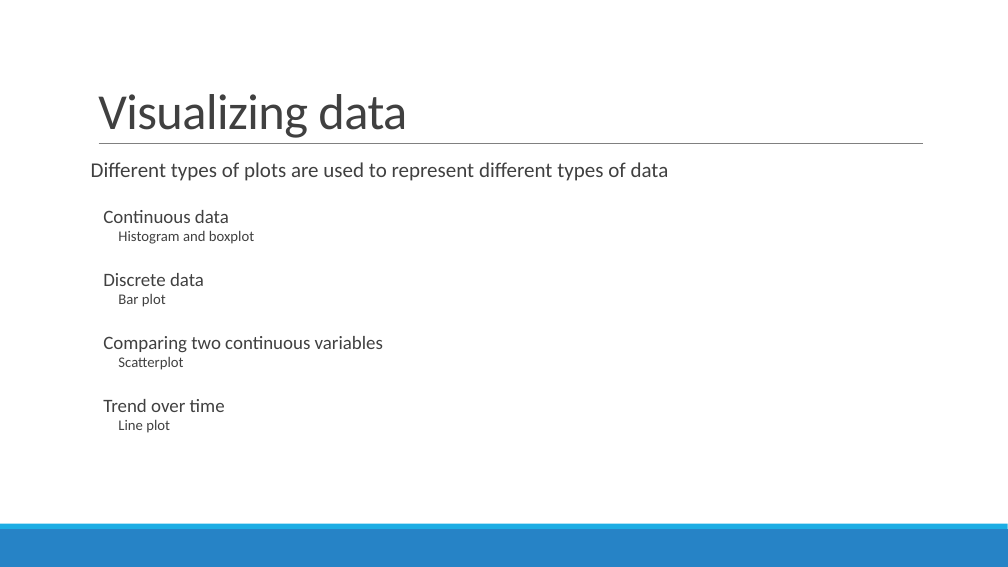
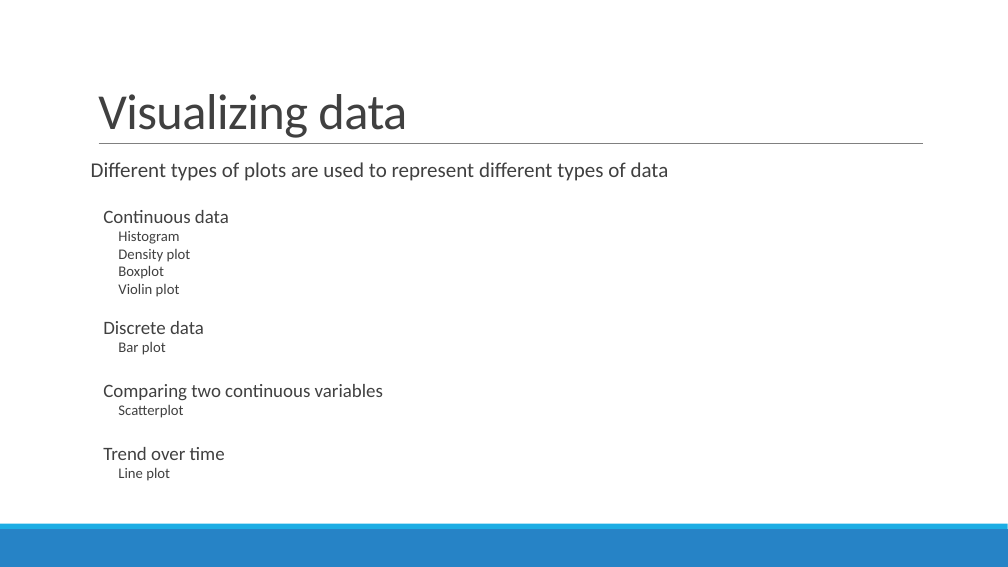
Before and after one commit to sjspielman/bio5312_fall2017, a slide deck: slide 24 of slides/day1_descriptive_and_summary.pptx. Drawn at 1008x567 pixels with LibreOffice and Linux fonts; fonts in the diff are those of the drawing. Boxes give left, top, right and bottom in pixels: in the first picture for what was removed or moved away, otherwise in the second. Text is boxed around its words. In the diff, an @@ line names an element or a change of style, - is before the commit and + after.

Commit message:
Added violin and density to day1

```diff
--- a/slides/day1_descriptive_and_summary.pptx
+++ b/slides/day1_descriptive_and_summary.pptx
@@ text at bbox=[118, 231, 191, 297]: text changed @@
-    Histogram and boxplot
+    Histogram
+    Density plot
+    Boxplot
+    Violin plot
```
Also in this commit, not shown: 2 other slides changed, 2 slides added, 9 other files.
